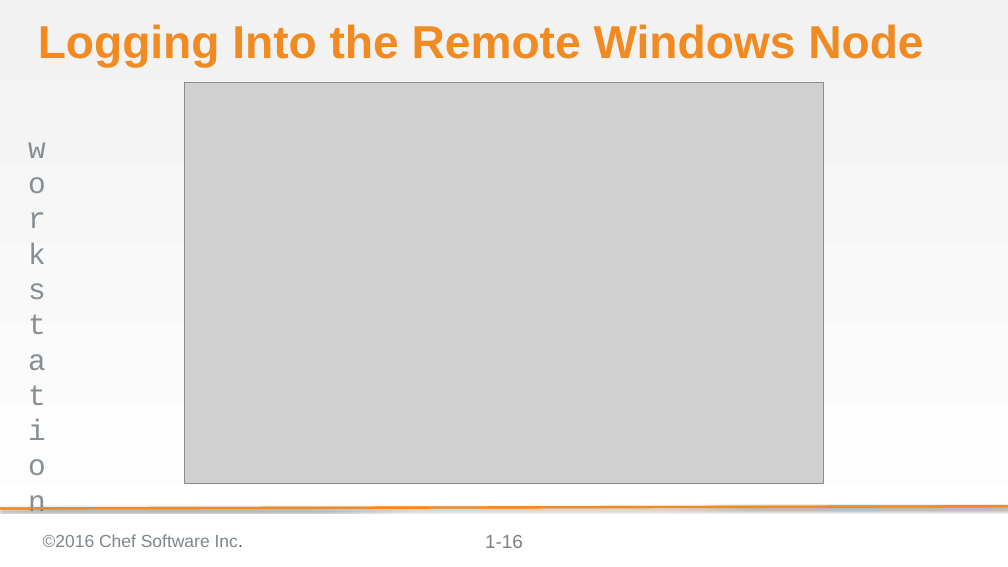
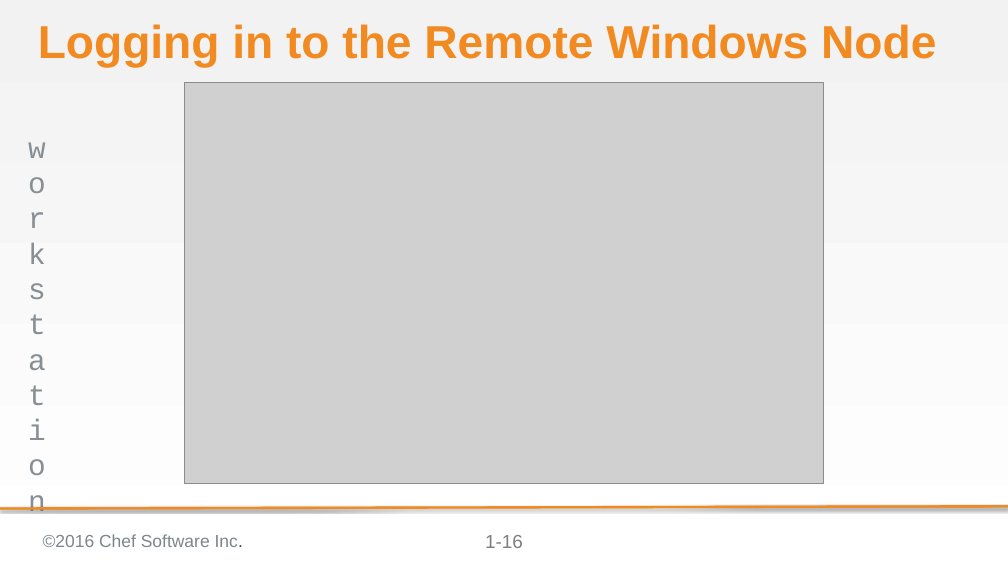
Before and after one commit to bchamby/chef-compliance-installation-configuration-operation, a slide deck: slide 16 of 01-Intro.pptx. Drawn at 1008x567 pixels with LibreOffice and Linux fonts; fonts in the diff are those of the drawing; grey boxes stand for pictures; background and template pictures are left out. Boxes give left, top, right and bottom in pixels: in the first picture for what was removed or moved away, otherwise in the second. Text is boxed around its words. In the diff, an @@ line names an element or a change of style, - is before the commit and + after.

```diff
--- a/01-Intro.pptx
+++ b/01-Intro.pptx
@@ title at [38,24,936,67]: text changed @@
-Logging Into the Remote Windows Node
+Logging in to the Remote Windows Node
```
Also in this commit, not shown: 2 other slides changed, 4 other files.
